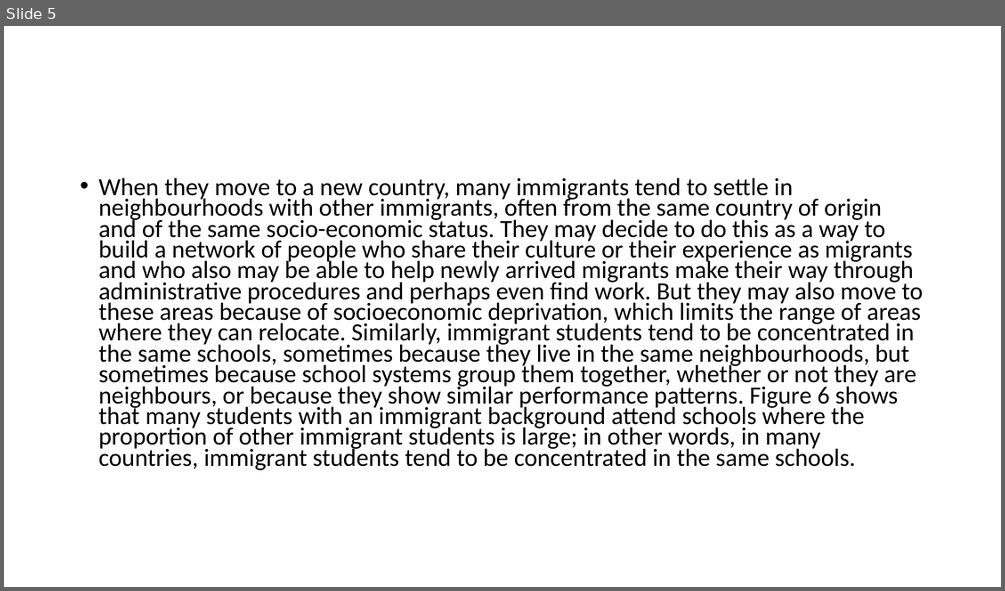
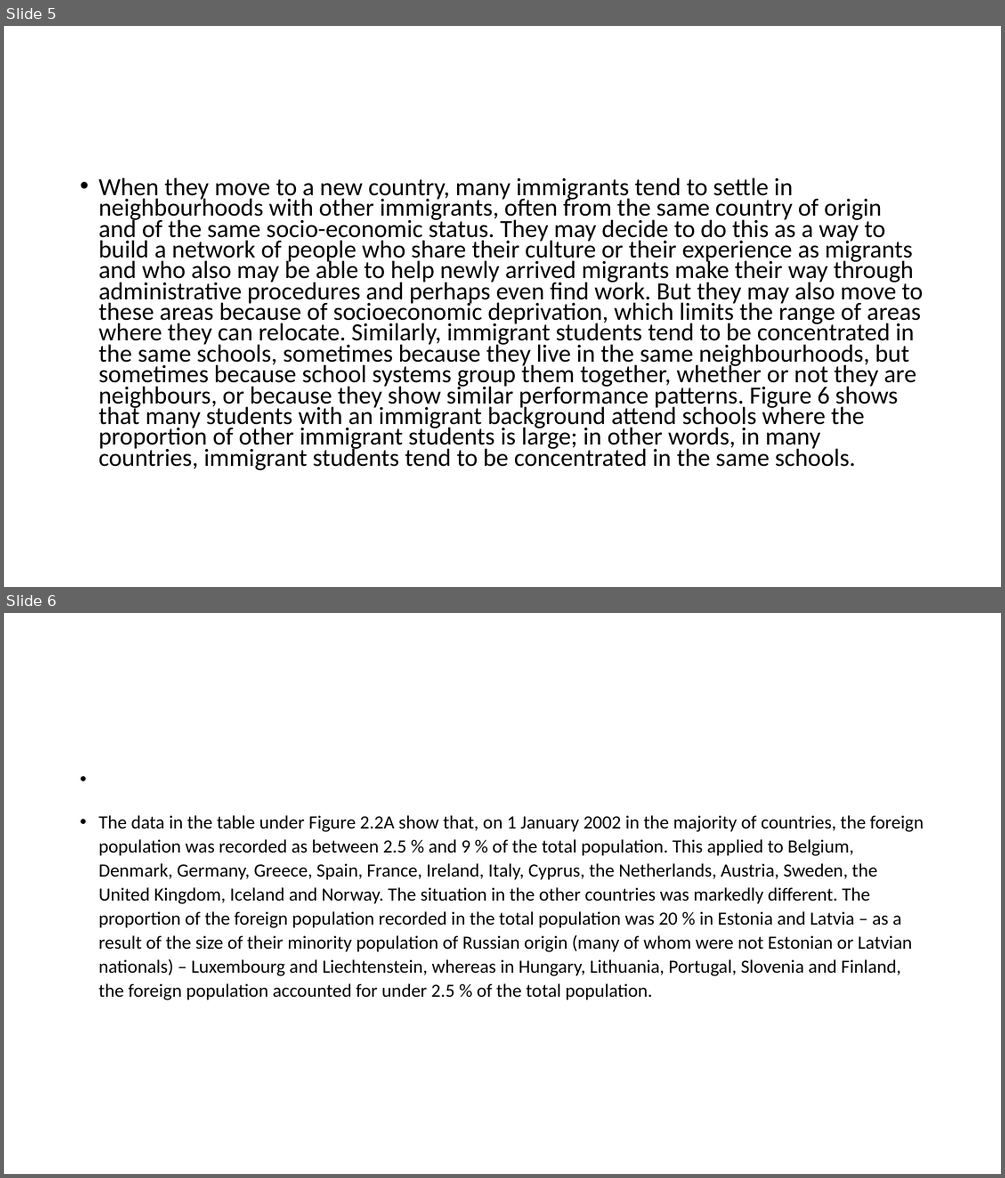
Before and after one commit to SebastianCastellano/Applied-Statistics-Project, a slide deck: Presentations/Pitch for 25.07/Pitch 25.07 - Immigrant students in Europe.pptx. Shown one above the other, each under a label of ours: slide 5 before the commit, slides 5 and 6 after it. The pictures are 1005x591 and 1005x1178 pixels, drawn with LibreOffice and Linux fonts; fonts in the diff are those of the drawing. Boxes give left, top, right and bottom in pixels: in the first picture for what was removed or moved away, otherwise in the second. Text is boxed around its words. In the diff, an @@ line names an element or a change of style, - is before the commit and + after.

Commit message:
Conclusions poster

```diff
--- a/Presentations/Pitch for 25.07/Pitch 25.07 - Immigrant students in Europe.pptx
+++ b/Presentations/Pitch for 25.07/Pitch 25.07 - Immigrant students in Europe.pptx
@@ slide 6 added at <box>4,613,1001,1174</box>, background #FFFFFF @@
@@ text added at <box>98,815,923,1000</box>, 18 pt, text #000000 @@
+• The data in the table under Figure 2.2A show that, on 1 January 2002 in the majority of countries, the foreign population was recorded as between 2.5 % and 9 % of the total population. This applied to Belgium, Denmark, Germany, Greece, Spain, France, Ireland, Italy, Cyprus, the Netherlands, Austria, Sweden, the United Kingdom, Iceland and Norway. The situation in the other countries was markedly different. The proportion of the foreign population recorded in the total population was 20 % in Estonia and Latvia – as a result of the size of their minority population of Russian origin (many of whom were not Estonian or Latvian nationals) – Luxembourg and Liechtenstein, whereas in Hungary, Lithuania, Portugal, Slovenia and Finland, the foreign population accounted for under 2.5 % of the total population.
```
Also in this commit, not shown: 1 other file.
